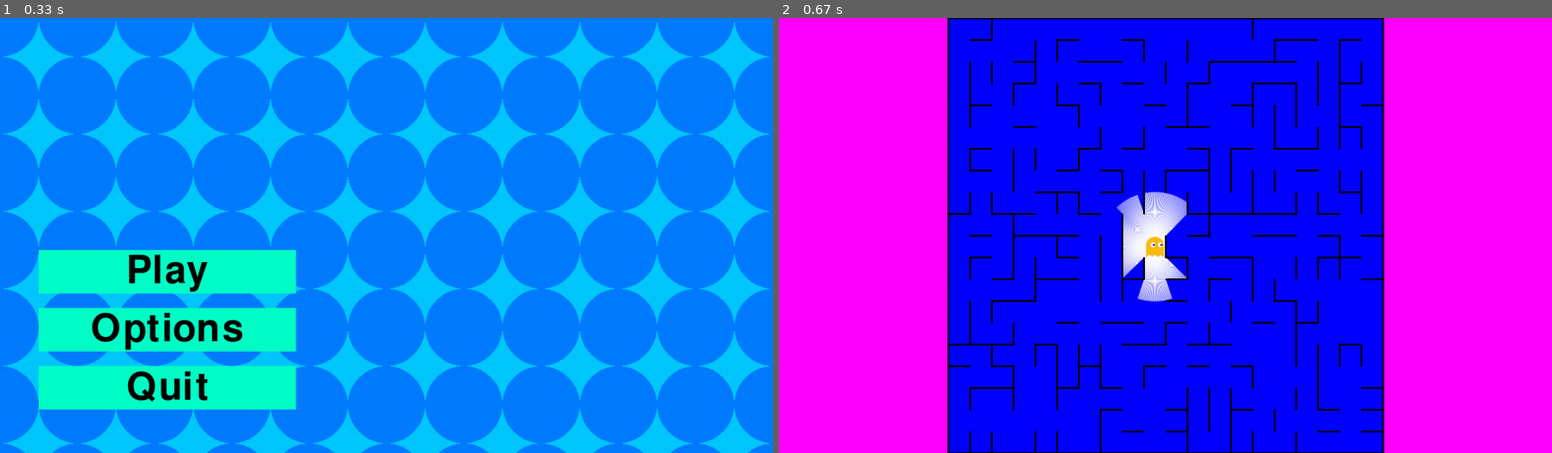
Above: before the commit, frames 1-2 (left to right).
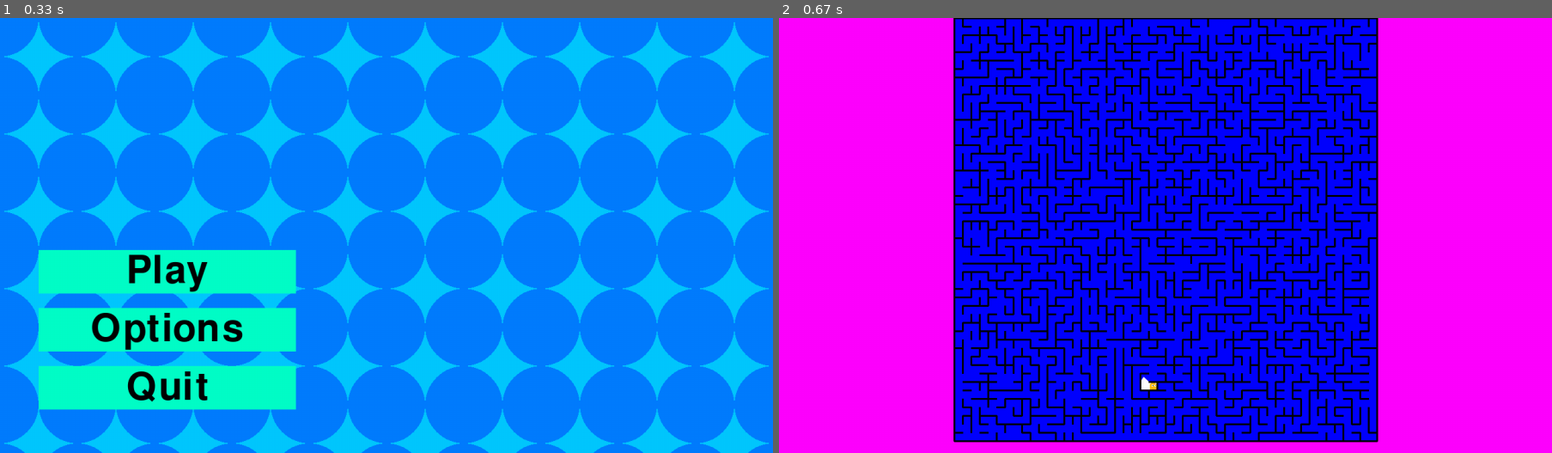
Above: after the commit, the same moments.

Repository: Abdullahdj/Maze-game
Game: pygame game, started from pygame run file.py
The game is run twice, just before and just after one commit, with the same random seed, the same clock (stepped at 60 frames per second) and the same inputs.
Inputs:
- Up to frame 1 (0.33 s): no input
- Up to frame 2 (0.67 s): click "Play" at 0.38 s

Frame 1 is identical in both runs. In frame 2, 21% of the frame differs, in the area x 21-79%, y 0-100%.

Commit message:
Add files via upload
Efficiency improvements to grid creation by changing the generation of maze to just copy a template of a blocked off grid when creating a layer rather than regenerating the blocked off grid every time.

Diff:
--- a/Enemy.py
+++ b/Enemy.py
@@ -33,8 +33,7 @@
         self.size = size
         self.direction = random.randint(0, 3)
 
-    def create_rays(self, walls):
-        raysize = 2
+    def create_heap(self, walls, raysize):
         wall_q = []
         heapq.heapify(wall_q)
         for wall in walls:
@@ -42,15 +41,18 @@
             y1 = wall[0][1]
             x2 = wall[1][0]
             y2 = wall[1][1]
-
-            x3 = self.location[0]
-            y3 = self.location[1]
-
+            x3 = self.location[0] + self.size / 2
+            y3 = self.location[1] + self.size / 2
             # check if wall is even worth calculating (this is an efficiency improvement)
             shortest_distance = abs((y2 - y1) * x3 - (x2 - x1) * y3 + x2 * y1 - y2 * x1) / (((y2 - y1) ** 2) + ((x2 - x1) ** 2)) ** (1 / 2.0)
-            if shortest_distance <= self.size * (raysize + 0.5):
+            if shortest_distance <= self.size * (raysize + 1.5):
                 heapq.heappush(wall_q, (shortest_distance, wall))
+        return wall_q
 
+    def create_rays(self, walls):
+        self.rays = []
+        raysize = 1
+        wall_q = self.create_heap(walls, raysize)
         # previous code
         qty = 1
         if self.difficulty == 1:
--- a/Grid.py
+++ b/Grid.py
@@ -15,9 +15,17 @@
         self.walls = None
         self.maze = []
         self.layer = []
+        self.template = []      # used for efficiency better to copy a template of an all blocked off grid then to recreate it.
         self.matrix = None
         self.matrix_map = None
         self.adj_list = None
+
+    def CreateTemplate(self):
+        self.template = []
+        for x in range(0, self.width):
+            self.template.append([])
+            for y in range(0, self.width):
+                self.template[x].append([1, 1, 1, 1])
 
     def OverlapMaze(self):
         for y in range(0, self.width):
@@ -27,18 +35,10 @@
                         self.maze[y][x][nwse] = 0
 
     def CreateGrid(self):
-        self.maze = []
-        for x in range(0, self.width):
-            self.maze.append([])
-            for y in range(0, self.width):
-                self.maze[x].append([1, 1, 1, 1])
+        self.maze = self.template.copy()
 
     def CreateGridCopy(self):
-        self.layer = []
-        for x in range(0, self.width):
-            self.layer.append([])
-            for y in range(0, self.width):
-                self.layer[x].append([1, 1, 1, 1])  # Need mutable array (fixed size) for this can only get immutable tuple      #In format NWSE(compass)   #indexes in (y,x) format (for graphical output)
+        self.layer = self.template.copy()  # Need mutable array (fixed size) for this can only get immutable tuple      #In format NWSE(compass)   #indexes in (y,x) format (for graphical output)
 
     def ChooseDirection(self, current_position, history, omit, omitlist):
         PossibleDirections = [0, 1, 2, 3]
@@ -94,6 +94,7 @@
         return unvisitable_nodes_exist, coordinates
 
     def CreateMaze(self):
+        self.CreateTemplate()
         self.CreateGrid()
         if self.width != 1:
             history = Stack.Stack()      # Note that data in the History stack should be in [y,x] format
@@ -101,7 +102,7 @@
             OmitList = []
             UnvisitableNodesExist = True
             Position = [int(self.width/2), int(self.width/2)]
-            Exit = [int(self.width/2), int(self.width/2)]    # will adjust to be random later this is for testing purposes
+            Exit = [int(self.width/2), int(self.width/2)]
             while UnvisitableNodesExist:
                 self.CreateGridCopy()
                 while (Position != Exit):
@@ -175,7 +176,7 @@
                 if UnvisitableNodesExist == False:      # Because for some reason the retarded program named python doesn't realise it's FALSE WTF
                     break
                 Position = random.choice(UnvisitedNodes)
-        self.CreateMatrix()
+        "self.CreateMatrix()"
 
     def CreateMatrix(self):
         matrix = []
--- a/Ray.py
+++ b/Ray.py
@@ -43,11 +43,10 @@
     def cast(self, wall_q):
         wall_points = {}
         walls = copy.copy(wall_q)
+        heapq.heapify(walls)
         for index in range(0, len(walls)):
             try:
-                wall = walls.pop()
-                print(wall[0])
-                wall = wall[1]
+                wall = heapq.heappop(walls)[1]
             except IndexError:
                 break
             x1 = wall[0][0]
--- a/pygame run file.py
+++ b/pygame run file.py
@@ -81,7 +81,6 @@
         draw_point = (width - (square_width * grid.width)) / 2
         for x in range(0, grid.width):
             for y in range(0, grid.width):
-                pygame.draw.rect(win, blue, (draw_point + (x * square_width), square_width*y, square_width, square_width))
                 top_right_x = (draw_point + (x * square_width))
                 top_right_y = square_width*y
                 locations.append((top_right_x, top_right_y))
@@ -95,6 +94,17 @@
                     grid.walls.append([(top_right_x + square_width, top_right_y), (top_right_x + square_width, top_right_y + square_width)])
         grid.walls = list(set(map(tuple, grid.walls)))
         return locations, grid.walls, square_width
+
+
+def draw_back(grid, win):
+    width, height = win.get_size()
+    if width >= height:
+        square_width = int(height / grid.width)
+        draw_point = (width - (square_width * grid.width))/2
+        line_width = 3
+        for x in range(0, grid.width):
+            for y in range(0, grid.width):
+                pygame.draw.rect(win, blue, (draw_point + (x * square_width), square_width * y, square_width, square_width))
 
 
 def draw_grid(grid, win):
@@ -148,16 +158,26 @@
 def game_loop(win, difficulty=1, savefile=""):
     global grid
     if difficulty == 1:
-        grid = Grid.Grid(20)
+        grid = Grid.Grid(50)
         grid.CreateMaze()
     run = True
     win.fill(purple)
     locations, walls, square_width = collect_locations(win, grid)
+    draw_back(grid, win)
     enemies = create_enemy(walls, difficulty, locations, square_width, grid, win)
+
     draw_grid(grid, win)
     while run:
+        """for enemy in enemies:
+            flip = random.randint(0, grid.width**2 - 1)
+            enemy[0].location = (locations[flip][0], locations[flip][1])
+            enemy[0].create_rays(grid.walls)
+            draw_back(grid, win)
+            draw_rays(enemy[0], win)
+            draw_enemy(enemy[0], win)
+        draw_grid(grid, win)"""
         pygame.display.update()
-        clock.tick(144)
+        clock.tick(1000)
         run = check_if_quit(run)
 
 
